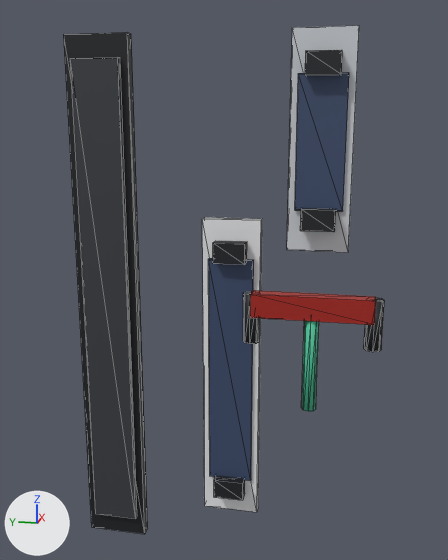
An edit to the glTF model backend/uploads/models/model_303.glb, drawn before and after from the same camera.
Both versions are drawn from a camera (50 mm lens) standing at (4.566, -3.293, 1.944) and looking at (6.154, -2.975, 1.547). Lighting does not change. The marker at lower left points along +X, +Y and +Z. The first picture is the older version. Mesh edges are drawn as thin lines. Vertices at exactly the same position are counted once.

In view in the first picture: 'root'.
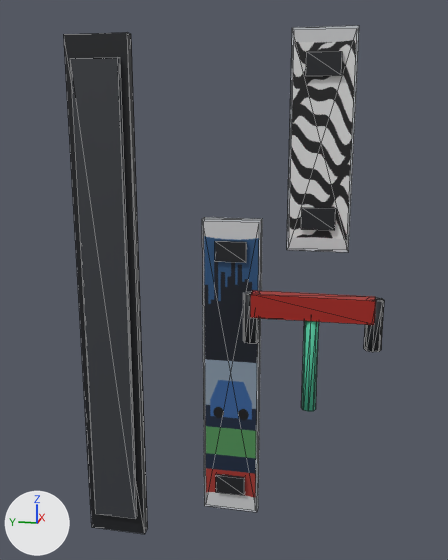
The change, as a list of edits to the scene's bpy script:
```text
Add img_image_1:
    img_image_1 = load_image('Image_1', '_unpacked/Image_1', 150, 560, 'sRGB')
Add img_image_0:
    img_image_0 = load_image('Image_0', '_unpacked/Image_0', 150, 560, 'sRGB')
Add mat_gdeck_swirl:
    mat_gdeck_swirl = bpy.data.materials.new('gdeck_swirl')
    # colours: white #e8e8e8
    # uses the picture img_image_1
Add mat_gdeck_city:
    mat_gdeck_city = bpy.data.materials.new('gdeck_city')
    # colours: white #e8e8e8
    # uses the picture img_image_0
Change me_mesh_0:
    used by ob_root; location = (0.0, 0.0, 0.0)
    remove me_mesh_0.from_pydata(...)  # 142 vertices, 228 faces; spans x 6.05..6.206, y -3.389..-2.545, z 0.716..2.179
    add me_mesh_0.from_pydata(...)  # 134 vertices, 208 faces; spans x 6.05..6.206, y -3.389..-2.545, z 0.716..2.179
    me_mesh_0 part 1: the loose piece of 8 vertices spanning x 6.142..6.178, y -3.033..-2.947, z 0.896..0.951 is moved by (0.026, 0.0, 0.0)
    me_mesh_0 part 2: the loose piece of 8 vertices spanning x 6.142..6.178, y -3.033..-2.947, z 1.594..1.649 is moved by (0.026, 0.0, 0.0)
    me_mesh_0 part 3: the loose piece of 8 vertices spanning x 6.142..6.178, y -3.261..-3.176, z 1.689..1.743 is moved by (0.026, 0.0, 0.0)
    me_mesh_0 part 4: the loose piece of 8 vertices spanning x 6.142..6.178, y -3.261..-3.176, z 2.067..2.121 is moved by (0.026, 0.0, 0.0)
    me_mesh_0 part 5: the loose piece of 8 vertices spanning x 6.169..6.178, y -3.28..-3.158, z 1.737..2.073 is rebuilt with 4 vertices and now spans x 6.178, y -3.293..-3.144, z 1.637..2.173, in mat_gdeck_swirl
    me_mesh_0 part 6: the loose piece of 8 vertices spanning x 6.169..6.178, y -3.051..-2.929, z 0.945..1.6 is rebuilt with 4 vertices and now spans x 6.178, y -3.065..-2.915, z 0.844..1.701, in mat_gdeck_city
    remove me_mesh_0.materials.append(mat_gskg)  # dark blue #3a4a6a
    add me_mesh_0.materials.append(mat_gdeck_city)
    add me_mesh_0.materials.append(mat_gdeck_swirl)
```

Boxes [x1, y1, x2, y2] around the edits, measured in the pictures (448 x 560 px; the box of a moved part takes in the faces that stretch with it):
part 1 of me_mesh_0, moved or reshaped
    before: [214, 475, 245, 500]
    after: [216, 474, 245, 495]
part 2 of me_mesh_0, moved or reshaped
    before: [213, 241, 247, 265]
    after: [215, 241, 247, 263]
part 3 of me_mesh_0, moved or reshaped
    before: [300, 208, 336, 232]
    after: [301, 207, 336, 230]
part 4 of me_mesh_0, moved or reshaped
    before: [305, 50, 342, 76]
    after: [306, 51, 342, 76]
part 5 of me_mesh_0, rebuilt (25% wider, 59% taller)
    before: [295, 72, 349, 211]
    after: [289, 28, 357, 250]
part 6 of me_mesh_0, rebuilt (19% wider, 29% taller)
    before: [208, 258, 254, 481]
    after: [204, 221, 259, 510]
